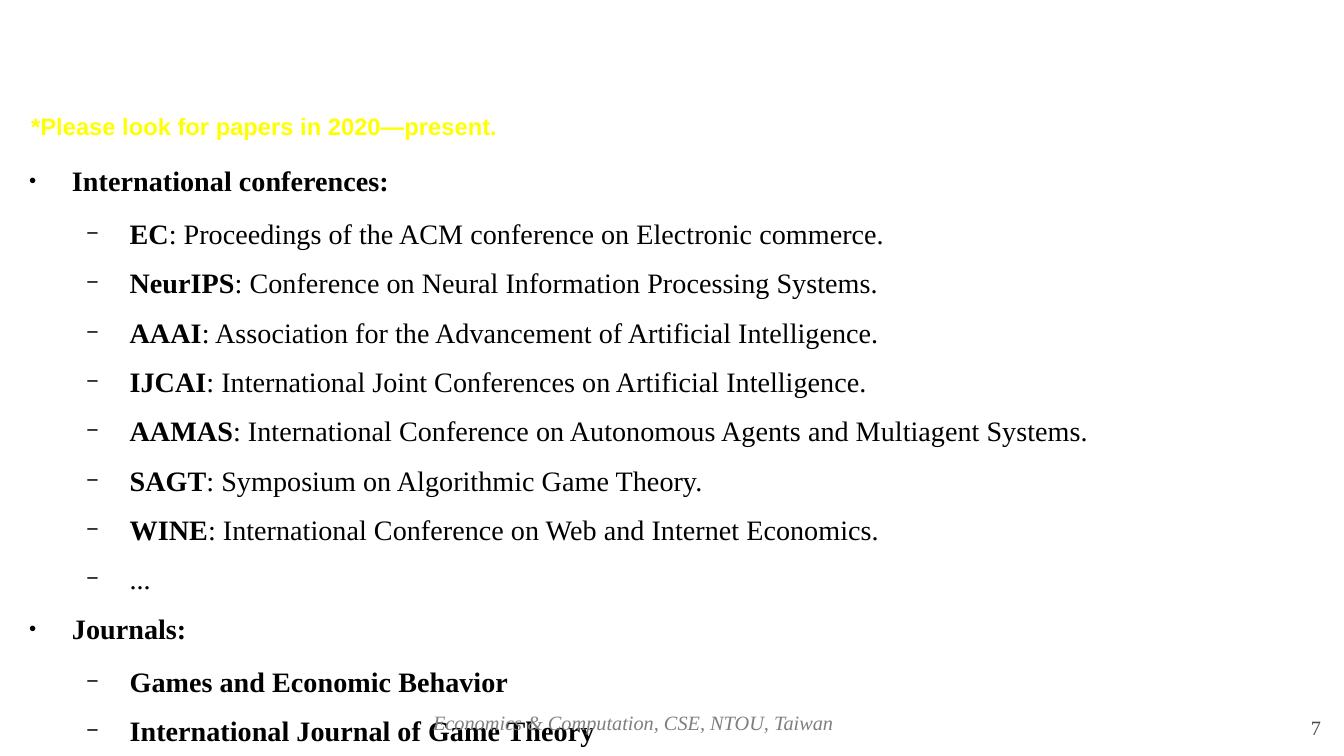
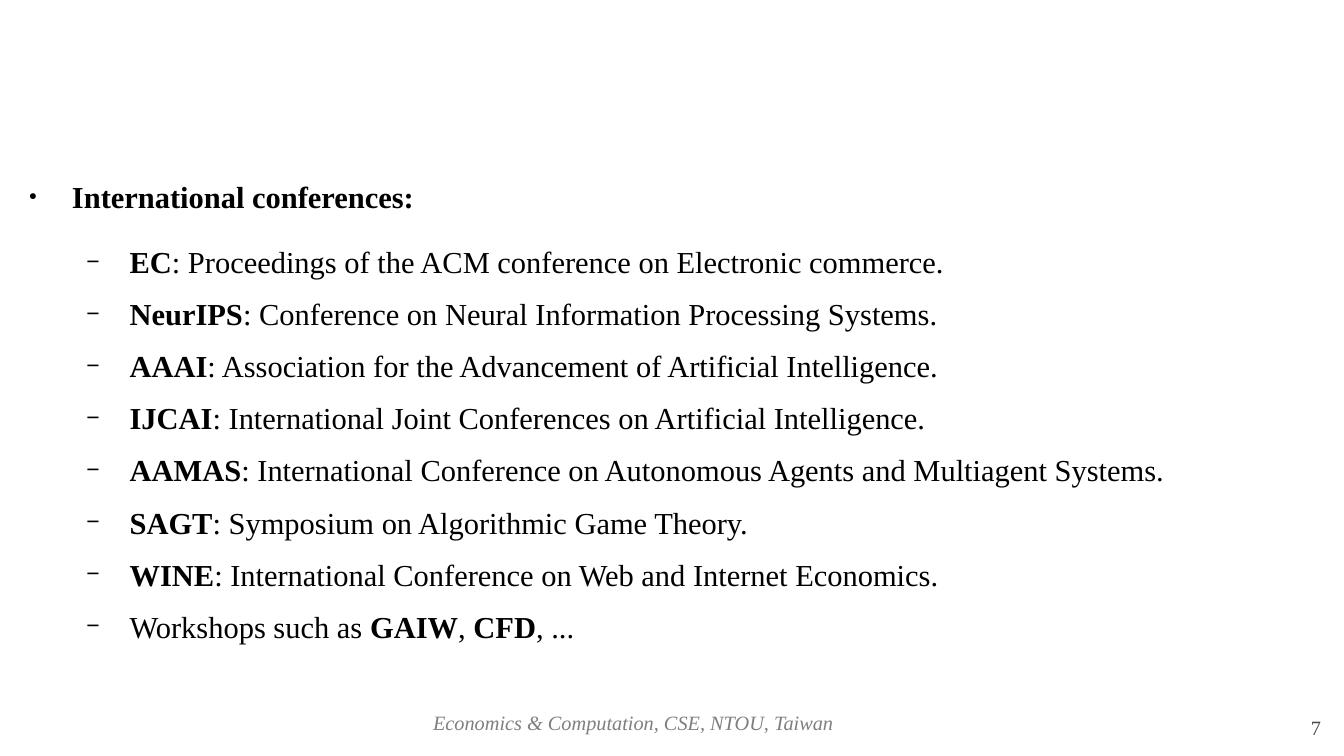
Before and after one commit to josephcclin/josephcclin.github.io, a slide deck: slide 7 of courses/ec/slides/ec_lect_introduction.odp. Drawn at 1344x756 pixels with LibreOffice and Linux fonts; fonts in the diff are those of the drawing; background and template pictures are left out. Boxes give left, top, right and bottom in pixels: in the first picture for what was removed or moved away, otherwise in the second. Text is boxed around its words. In the diff, an @@ line names an element or a change of style, - is before the commit and + after.

```diff
--- a/courses/ec/slides/ec_lect_introduction.odp
+++ b/courses/ec/slides/ec_lect_introduction.odp
@@ text removed at [31, 117, 497, 140] @@
-*Please look for papers in 2020—present.
@@ text "International conferences:": place and size @@
-text "International conferences:" at [72, 171, 1088, 747]
+text "International conferences:" at [72, 186, 1164, 644]
@@ text at [72, 186, 1164, 587]: size 16.6 to 18 pt; more space between paragraphs @@
@@ title at [344, 251, 414, 274]: text changed @@
-Where to find the paper? (suggestions)
+Source of the papers
@@ text at [130, 617, 543, 644]: text changed; size 16.6 to 18 pt; bold off @@
-  − ...
-● Journals:
-  − Games and Economic Behavior
-  − International Journal of Game Theory
-  − Social Choice and Welfare
+  − Workshops such as GAIW, CFD, ...
```
Also in this commit, not shown: 4 other slides changed, 1 other file.
